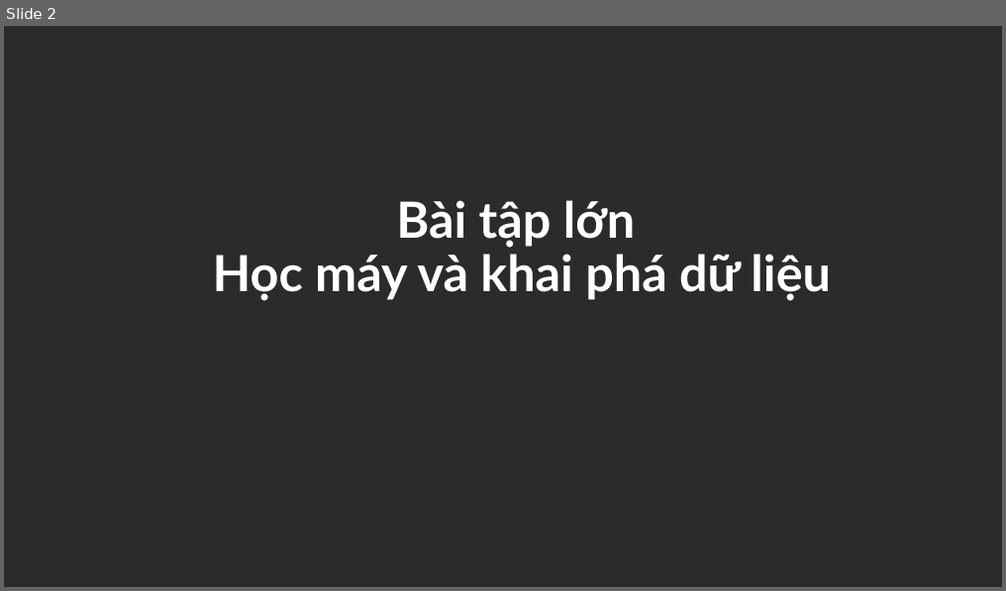
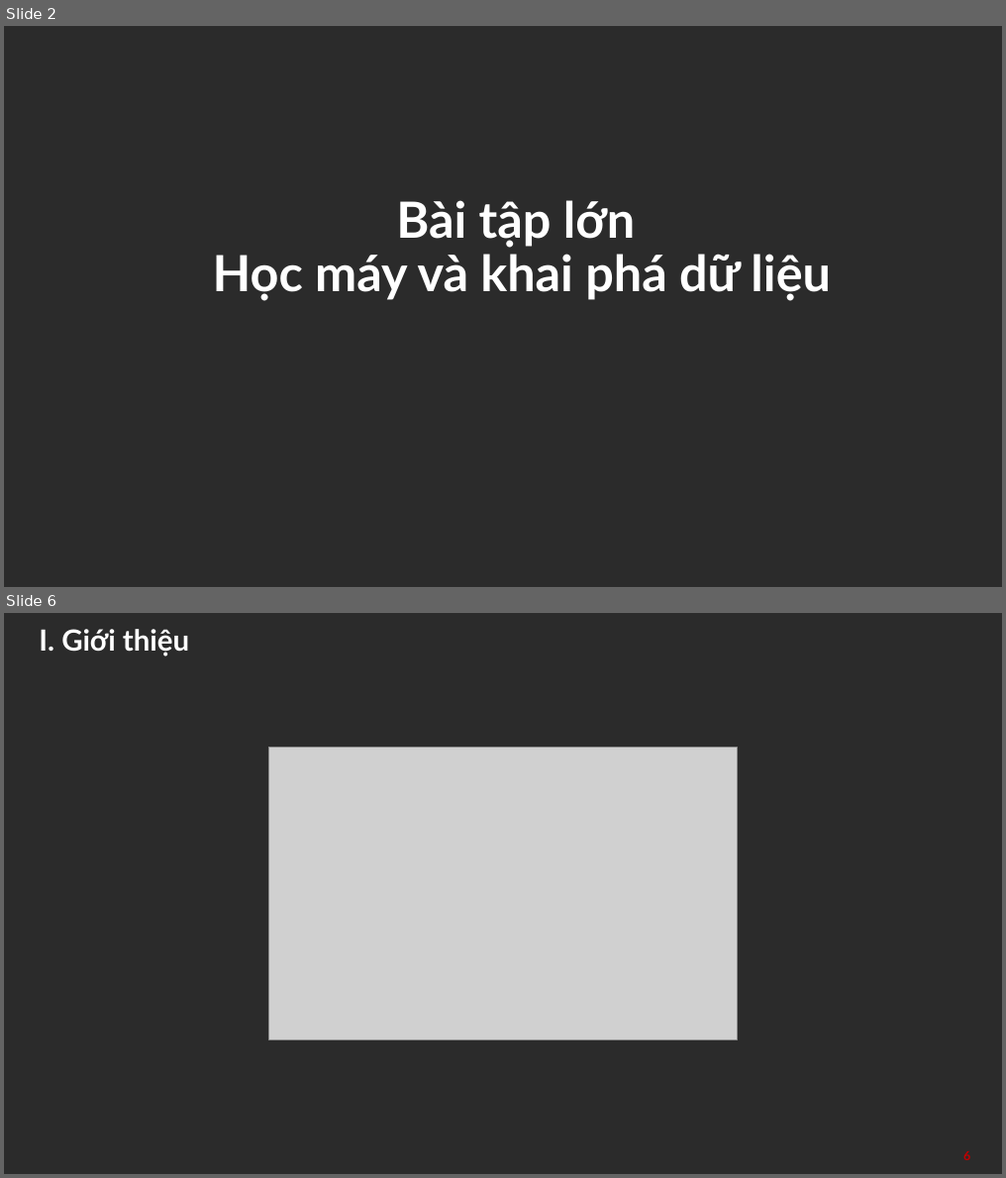
Before and after one commit to congdc00/object_detection, a slide deck: document/Thuyết trình.pptx. Shown one above the other, each under a label of ours: slide 2 before the commit, slides 2 and 6 after it; the slides between them are not shown. The pictures are 1006x591 and 1006x1178 pixels, drawn with LibreOffice and Linux fonts; fonts in the diff are those of the drawing; grey boxes stand for pictures; background and template pictures are left out; a plain dark background stands for a picture behind light text. Boxes give left, top, right and bottom in pixels: in the first picture for what was removed or moved away, otherwise in the second. Text is boxed around its words. In the diff, an @@ line names an element or a change of style, - is before the commit and + after.

```diff
--- a/document/Thuyết trình.pptx
+++ b/document/Thuyết trình.pptx
@@ slide 6 added at <box>4,613,1002,1174</box>, background picture (left out) @@
@@ title added at <box>39,629,189,656</box>, 28 pt, text #FFFFFF, bold @@
+I. Giới thiệu
@@ picture added at <box>269,748,737,1041</box> @@
@@ page number added at <box>963,1152,970,1160</box>, 12 pt, text #C00000, bold @@
+6
```
Also in this commit, not shown: 3 slides changed, 27 other slides added, 5 slides removed, 27 other files.
